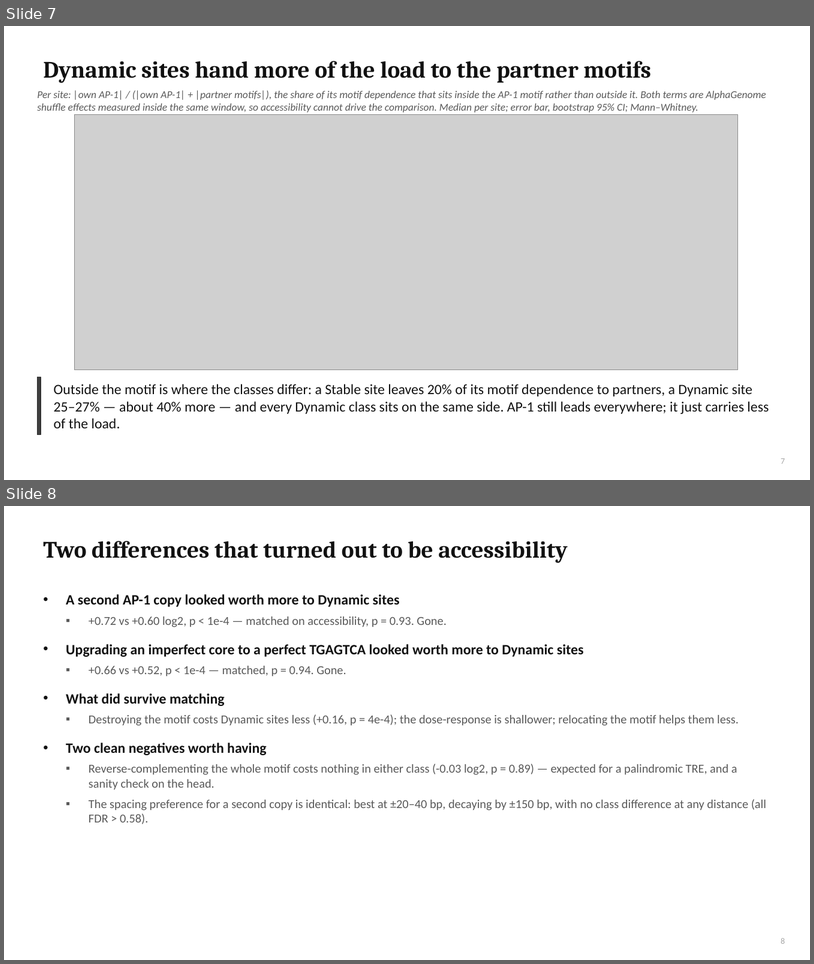
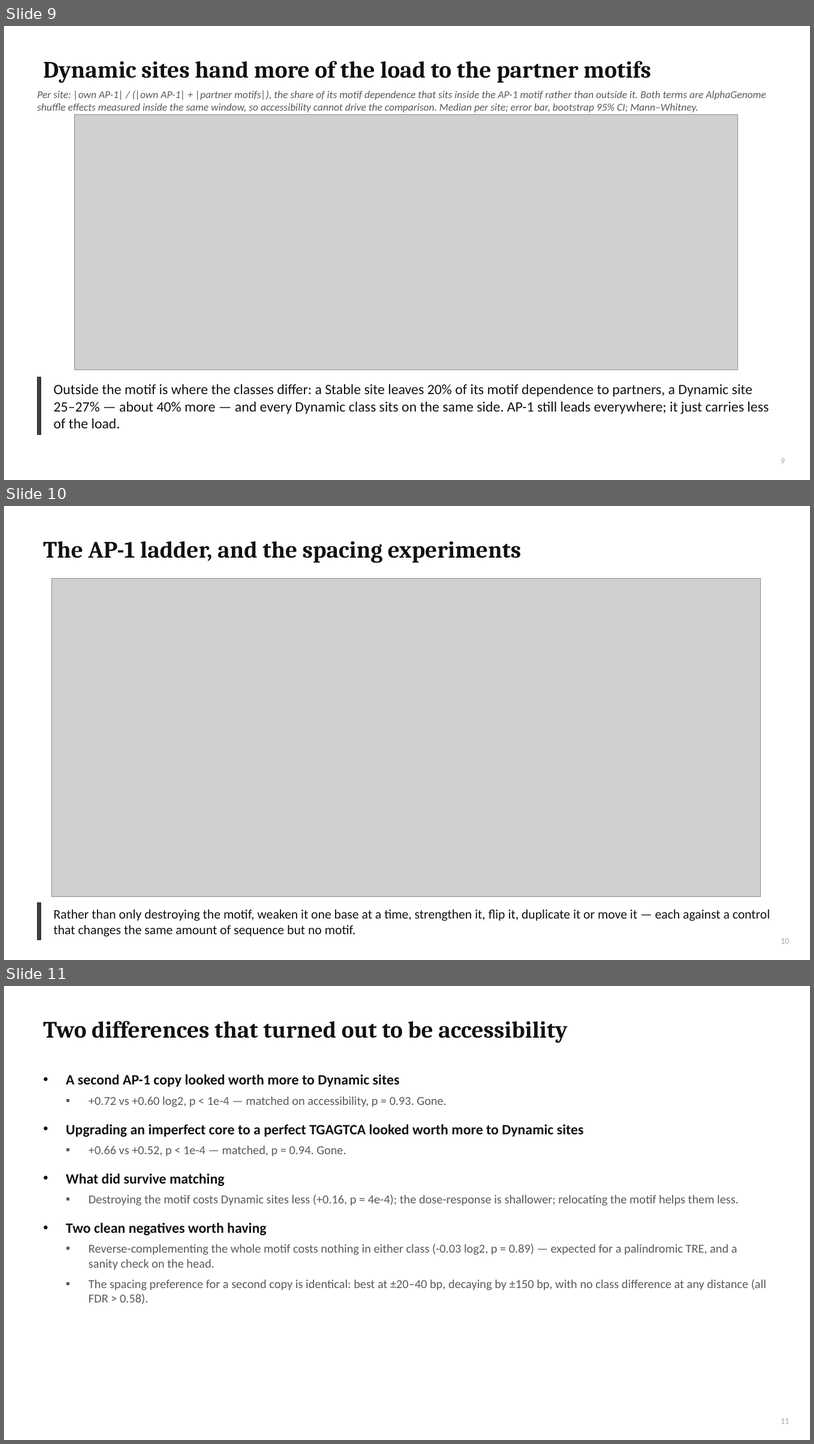
Before and after one commit to cytokine4242/Alpha_Genome_Ap1, a slide deck: Analysis/AP1_fibroblast_lab_meeting.pptx. Shown one above the other, each under a label of ours: slides 7 and 8 before the commit, slides 9, 10 and 11 after it. The pictures are 814x964 and 814x1444 pixels, drawn with LibreOffice and Linux fonts; fonts in the diff are those of the drawing; grey boxes stand for pictures. Boxes give left, top, right and bottom in pixels: in the first picture for what was removed or moved away, otherwise in the second. Text is boxed around its words. In the diff, an @@ line names an element or a change of style, - is before the commit and + after.

```diff
--- a/Analysis/AP1_fibroblast_lab_meeting.pptx
+++ b/Analysis/AP1_fibroblast_lab_meeting.pptx
@@ slide 10 added at box(4, 506, 810, 960), background #FFFFFF @@
@@ title added at box(43, 541, 522, 563), 28 pt, text #111111, bold @@
+The AP-1 ladder, and the spacing experiments
@@ picture added at box(51, 579, 761, 896) @@
@@ rectangle added at box(37, 902, 41, 940), fill #3F3F3F, outline #333333 1 pt @@
@@ text added at box(54, 909, 771, 936), 15.5 pt, text #111111 @@
+Rather than only destroying the motif, weaken it one base at a time, strengthen it, flip it, duplicate it or move it — each against a control that changes the same amount of sequence but no motif.
@@ page number added at box(781, 938, 789, 943), 10 pt, text #A6A6A6 @@
+10
@@ what was slide 7 is now slide 9 @@
@@ page number at box(781, 458, 785, 463): text changed @@
-7
+9
@@ what was slide 8 is now slide 11 @@
@@ page number at box(781, 1418, 789, 1423): text changed @@
-8
+11
```
Also in this commit, not shown: 3 other slides added, 1 slide removed, 10 other files.
